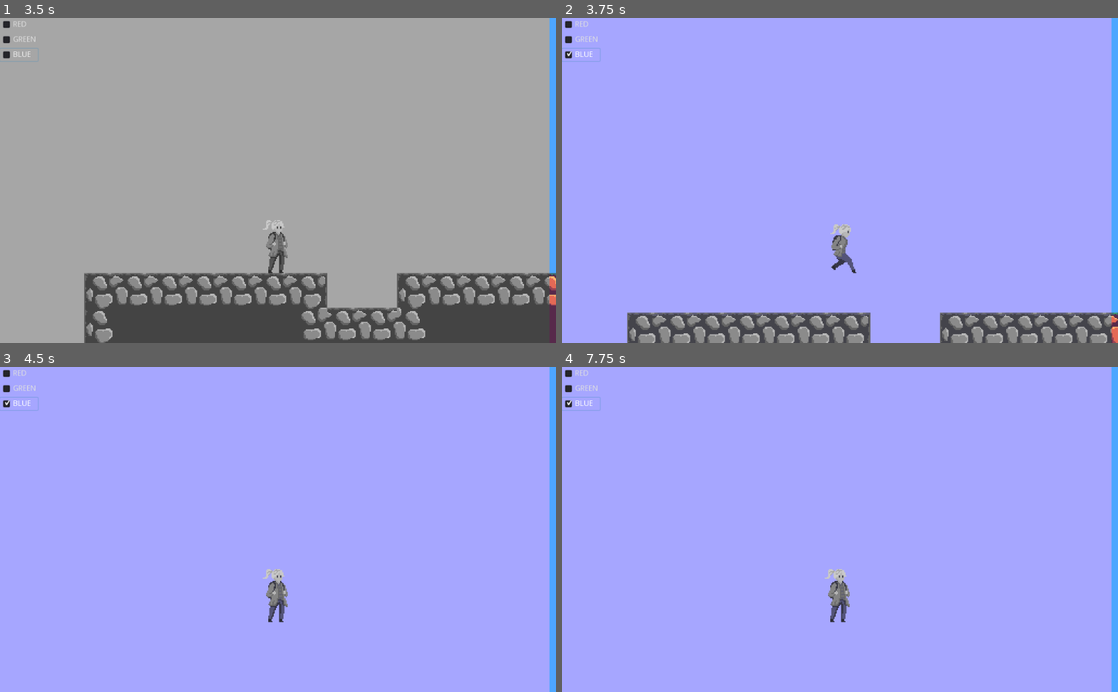
Above: before the commit, frames 1-4 (two rows, left to right).
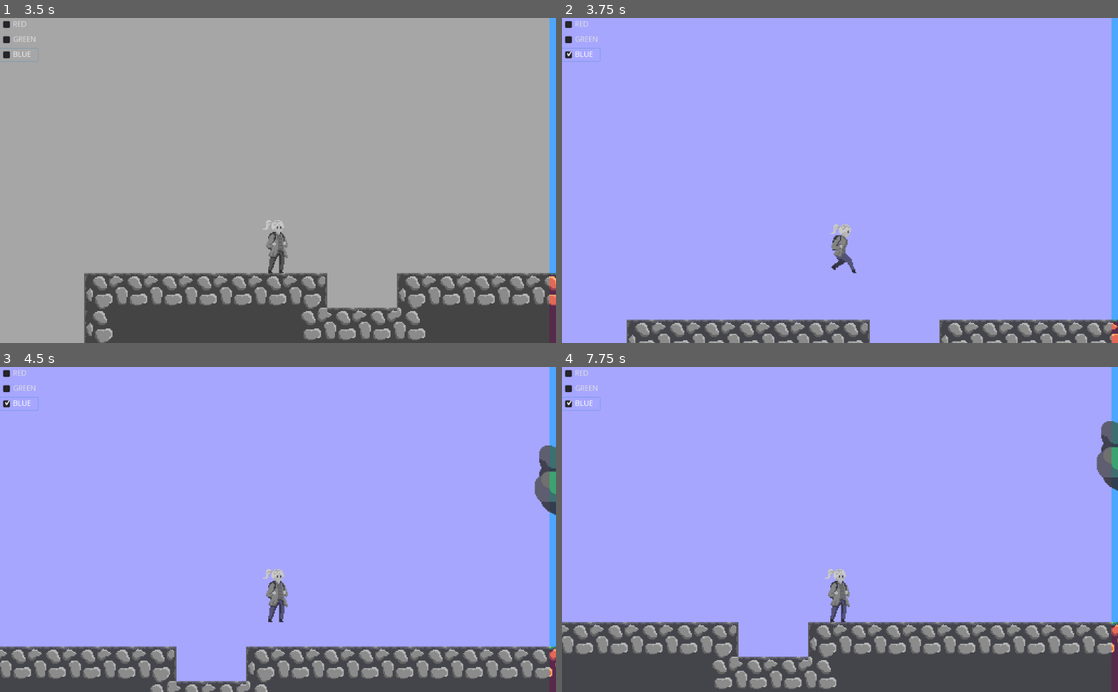
Above: after the commit, the same moments.

Repository: dardanbujupaj/rainbow-crystal
Game: Godot game, scene res://scenes/title_screen/TitleScreen.tscn
Two runs of this game, one before a commit and one after it. Both use one fixed random seed, a clock stepped at 60 frames per second and the inputs below.
Inputs (mouse positions are in pixels of both pictures, inside the frame that each line leads up to):
- Up to frame 1 (3.5 s): click "Play" at 0.5 s; click "RED" at 1.25 s; click "GREEN" at 2 s; click "BLUE" at 2.75 s
- Up to frame 2 (3.75 s): tap Enter at 3.5 s; move the mouse to (962, 164) at 3.52 s; hold Right (g_right) from 3.53 s (still down); hold Space (g_jump) from 3.53 s (still down); click (962, 164) at 3.67 s
- Up to frame 3 (4.5 s): release Right (g_right) at 4.25 s; release Space (g_jump) at 4.25 s; drag from (166, 545) to (250, 594) at 4.27 s
- Up to frame 4 (7.75 s): move the mouse to (895, 458) at 5.02 s; hold Left (g_left) 5.03-5.75 s; hold Space (g_jump) 5.03-5.75 s; drag from (812, 594) to (673, 480) at 5.77 s; move the mouse to (1006, 578) at 6.52 s; hold Right (g_right) 6.53-7.25 s; hold Space (g_jump) 6.53-7.25 s; drag from (673, 480) to (756, 448) at 7.27 s

Frame 1 is identical in both runs. In frame 2, 5.5% of the frame differs, in the area x 11-100%, y 90-100%; in frame 3, 13%; in frame 4, 21%, in the area x 0-100%, y 16-100%.

Commit message:
Add impact sound when hit.
Add Forest background. Improve Character controls.

Diff:
--- a/audio/SoundEngine.gd
+++ b/audio/SoundEngine.gd
@@ -28,10 +28,10 @@
 		"stream": preload("res://audio/effects/WHOOSH_Whistle_Fast_01_mono.wav"),
 		"volume": 0
 		},
-#	"Star": {
-#		"stream": preload("res://Sounds/Star.wav"),
-#		"volume": 0
-#		},
+	"CharacterHit": {
+		"stream": preload("res://audio/effects/THUD_Medium_01_mono.wav"),
+		"volume": 0
+		},
 #	"MoonThrowing": {
 #		"stream": preload("res://Sounds/MoonThrowing.wav"),
 #		"volume": 0
--- a/scenes/game/character/Character.gd
+++ b/scenes/game/character/Character.gd
@@ -4,13 +4,14 @@
 
 const ACCELERATION = 800
 const DECELERATION = 1000
-const MAX_SPEED = 150
-const JUMP_SPEED = 200
+const MAX_SPEED = 200
+const JUMP_SPEED = 250
 const GRAVITY = 200
-const JUMP_MODIFIER = 1
+const JUMP_ACTIVE_MODIFIER = 2
+const JUMP_PASSIVE_MODIFIER = 4
 const FALL_MODIFIER = 6
 
-const KNOCKBACK_INTENSITY = 20
+const KNOCKBACK_INTENSITY = 100
 
 var knockback: Vector2
 var velocity: Vector2
@@ -20,6 +21,8 @@
 
 onready var animation_tree = $AnimationTree
 onready var state_machine = animation_tree["parameters/playback"]
+
+onready var damage_tween = $DamageColorTween
 
 
 var jumped
@@ -38,8 +41,10 @@
 	# handle horizontal movement
 	if Input.is_action_pressed("g_left") or Input.is_action_pressed("g_right"):
 		var input_direction = Input.get_action_strength("g_right") - Input.get_action_strength("g_left")
+
 		if $Sprite.scale.x == -sign(input_direction):
 			$Sprite.scale.x = sign(input_direction)
+
 		# Fast turn when changing run direction
 		if sign(velocity.x) != sign(input_direction):
 			velocity.x += input_direction * DECELERATION * delta
@@ -73,6 +78,7 @@
 			velocity.y = 0
 	else:
 		if Input.is_action_just_pressed("g_jump"):
+			# coyote jump
 			if coyote_timer.time_left > 0:
 				jump()
 			else:
@@ -84,22 +90,37 @@
 
 
 	#$Label.text = str(velocity)
-	velocity = move_and_slide(velocity + knockback, Vector2(0, -1))
-
+	velocity = move_and_slide(velocity, Vector2.UP)
+	move_and_slide(knockback, Vector2.UP)
 	knockback *= 0.9
 
 
+# Called by source, when character gets hit
+# decrease health and show impact
+func hit(damage: float, direction: Vector2):
+	knockback += direction.normalized() * pow(damage, 2) * KNOCKBACK_INTENSITY
+	$CameraCenter/Camera2D.add_trauma(damage / 2) # screenshake equal to dmg is a bit too much
 
+	SoundEngine.play_sound("CharacterHit")
 
-
-func hit(damage: float, direction: Vector2):
-	knockback += direction * damage * KNOCKBACK_INTENSITY
-	$CameraCenter/Camera2D.add_trauma(damage)
+	damage_tween.stop_all()
+	damage_tween.interpolate_property(self, "modulate", modulate, Color.white * 5, 0.3)
+	damage_tween.interpolate_property(self, "modulate", Color.white * 5, Color.white, 0.3)
+	damage_tween.start()
 
 
 func apply_gravity(delta):
-	var modifier = FALL_MODIFIER if velocity.y > 0 else JUMP_MODIFIER
+	var modifier
+
+	if velocity.y > 0:
+		modifier = FALL_MODIFIER
+	elif Input.is_action_pressed("g_jump"):
+		modifier = JUMP_ACTIVE_MODIFIER
+	else:
+		modifier = JUMP_PASSIVE_MODIFIER
+
 	velocity.y += GRAVITY * modifier * delta
+
 
 func jump():
 	velocity.y = -JUMP_SPEED
--- a/scenes/game/character/Character.tscn
+++ b/scenes/game/character/Character.tscn
@@ -3,6 +3,9 @@
 [ext_resource path="res://scenes/game/character/character.png" type="Texture" id=1]
 [ext_resource path="res://scenes/game/character/ShakeCamera.gd" type="Script" id=2]
 [ext_resource path="res://scenes/game/character/Character.gd" type="Script" id=3]
+
+[sub_resource type="RectangleShape2D" id=15]
+extents = Vector2( 13.2394, 24.5497 )
 
 [sub_resource type="AnimationNodeAnimation" id=1]
 animation = "idle"
@@ -126,13 +129,13 @@
 "values": [ Vector2( 0, 0 ), Vector2( 0, 0 ), Vector2( 0, 0 ), Vector2( 0, 0 ), Vector2( 0, 0 ), Vector2( 0, 0 ), Vector2( 0, 0 ), Vector2( 0, 0 ) ]
 }
 
-[sub_resource type="RectangleShape2D" id=15]
-extents = Vector2( 13.2394, 24.5497 )
-
 [node name="Character" type="KinematicBody2D"]
 z_index = 1
 collision_mask = 2
 script = ExtResource( 3 )
+
+[node name="CollisionShape2D" type="CollisionShape2D" parent="."]
+shape = SubResource( 15 )
 
 [node name="AnimationTree" type="AnimationTree" parent="."]
 tree_root = SubResource( 10 )
@@ -151,7 +154,7 @@
 position = Vector2( -5.43774, -7.66225 )
 texture = ExtResource( 1 )
 region_enabled = true
-region_rect = Rect2( 1024, 0, 64, 64 )
+region_rect = Rect2( 0, 0, 64, 64 )
 
 [node name="CameraCenter" type="Node2D" parent="."]
 position = Vector2( -0.23375, -61.082 )
@@ -171,5 +174,4 @@
 wait_time = 0.2
 one_shot = true
 
-[node name="CollisionShape2D" type="CollisionShape2D" parent="."]
-shape = SubResource( 15 )
+[node name="DamageColorTween" type="Tween" parent="."]
--- a/scenes/game/character/ShakeCamera.gd
+++ b/scenes/game/character/ShakeCamera.gd
@@ -1,7 +1,7 @@
 extends Camera2D
 
-export var max_offset : float = 50.0
-export var max_roll : float = 50.0
+export var max_offset : float = 80.0
+export var max_roll : float = 80.0
 export var trauma_reduction : float = 2
 
 var base_seed: int = 0
--- a/scenes/game/forest/Forest.tscn
+++ b/scenes/game/forest/Forest.tscn
@@ -1,9 +1,13 @@
-[gd_scene load_steps=5 format=2]
+[gd_scene load_steps=9 format=2]
 
 [ext_resource path="res://scenes/game/Tilesets.tres" type="TileSet" id=1]
 [ext_resource path="res://scenes/game/character/Character.tscn" type="PackedScene" id=2]
 [ext_resource path="res://scenes/game/forest/Mushroom.tscn" type="PackedScene" id=3]
 [ext_resource path="res://scenes/game/forest/ent/Ent.tscn" type="PackedScene" id=4]
+[ext_resource path="res://scenes/game/forest/background_forest/background_forest_layer 1.png" type="Texture" id=5]
+[ext_resource path="res://scenes/game/forest/background_forest/background_forest_layer 3.png" type="Texture" id=6]
+[ext_resource path="res://scenes/game/forest/background_forest/background_forest_layer 2.png" type="Texture" id=7]
+[ext_resource path="res://scenes/game/forest/background_forest/background_forest_layer 4.png" type="Texture" id=8]
 
 [node name="Forest" type="Node2D"]
 
@@ -16,10 +20,51 @@
 tile_data = PoolIntArray( -851924, 1, 0, -851923, 1, 1, -851922, 1, 1, -851921, 1, 1, -851920, 1, 1, -851919, 1, 1, -85 …(14498 unchanged characters)…
 
 [node name="Character" parent="." instance=ExtResource( 2 )]
-position = Vector2( 15.9436, -19.9751 )
+position = Vector2( -40.2649, -24.9438 )
 
 [node name="Mushroom" parent="." instance=ExtResource( 3 )]
 position = Vector2( 402.769, -45.9591 )
 
 [node name="Ent" parent="." instance=ExtResource( 4 )]
 position = Vector2( 168.708, -127.138 )
+
+[node name="ParallaxBackground" type="ParallaxBackground" parent="."]
+
+[node name="ParallaxLayer4" type="ParallaxLayer" parent="ParallaxBackground"]
+motion_scale = Vector2( 0.4, 1 )
+motion_mirroring = Vector2( 1200, 0 )
+
+[node name="background_forest_layer 4" type="Sprite" parent="ParallaxBackground/ParallaxLayer4"]
+position = Vector2( 0, -180 )
+texture = ExtResource( 8 )
+region_enabled = true
+region_rect = Rect2( 0, 0, 1200, 360 )
+
+[node name="ParallaxLayer3" type="ParallaxLayer" parent="ParallaxBackground"]
+motion_scale = Vector2( 0.6, 1 )
+motion_mirroring = Vector2( 1200, 0 )
+
+[node name="background_forest_layer 3" type="Sprite" parent="ParallaxBackground/ParallaxLayer3"]
+position = Vector2( 0, -180 )
+texture = ExtResource( 6 )
+region_enabled = true
+region_rect = Rect2( 0, 0, 1200, 360 )
+
+[node name="ParallaxLayer2" type="ParallaxLayer" parent="ParallaxBackground"]
+motion_scale = Vector2( 0.8, 1 )
+motion_mirroring = Vector2( 1200, 0 )
+
+[node name="background_forest_layer 2" type="Sprite" parent="ParallaxBackground/ParallaxLayer2"]
+position = Vector2( 0, -180 )
+texture = ExtResource( 7 )
+region_enabled = true
+region_rect = Rect2( 0, 0, 1200, 360 )
+
+[node name="ParallaxLayer1" type="ParallaxLayer" parent="ParallaxBackground"]
+motion_mirroring = Vector2( 1200, 0 )
+
+[node name="background_forest_layer 1" type="Sprite" parent="ParallaxBackground/ParallaxLayer1"]
+position = Vector2( 0, -180 )
+texture = ExtResource( 5 )
+region_enabled = true
+region_rect = Rect2( 0, 0, 1200, 360 )
--- a/scenes/game/forest/Mushroom.gd
+++ b/scenes/game/forest/Mushroom.gd
@@ -14,7 +14,7 @@
 func _physics_process(delta: float) -> void:
 	var collider = $RayCast2D.get_collider()
 	if collider is Character:
-		collider.hit(1, Vector2(direction, 0))
+		collider.hit(0.3, Vector2(direction, 0))
 	if collider != null:
 		direction *= -1
 		scale.x *= -1
--- a/scenes/game/forest/ent/Ent.gd
+++ b/scenes/game/forest/ent/Ent.gd
@@ -34,5 +34,20 @@
 	$CanvasLayer/MarginContainer.show()
 	MusicEngine.play_song("Showdown")
 
+
+func spawn_acorn(position: Vector2 = Vector2()):
+	var instance = preload("res://scenes/game/forest/ent/acorn/Acorn.tscn").instance()
+	instance.position = position
+	instance.set_as_toplevel(true)
+	add_child(instance)
+
+
+func spawn_acorn_salve():
+	for i in range(-5, 5):
+		yield(get_tree().create_timer(0.5), "timeout")
+		spawn_acorn(Vector2(50 * i, -200))
+
+
 func _on_StompTimer_timeout() -> void:
 	state_machine.travel("stomp")
+	spawn_acorn_salve()
--- /dev/null
+++ b/scenes/game/forest/ent/acorn/Acorn.gd
@@ -0,0 +1,28 @@
+extends Area2D
+
+var velocity: Vector2
+
+
+onready var collision_tween = $CollisionTween
+
+
+func _process(delta) -> void:
+	rotation = velocity.angle() - PI / 2
+
+
+# Called every frame. 'delta' is the elapsed time since the previous frame.
+func _physics_process(delta: float) -> void:
+	velocity.y += delta * 98
+	position += velocity * delta
+
+
+
+func _on_Acorn_body_entered(body: Node) -> void:
+	var impact_direction = sign((body.position - position).x)
+	(body as Character).hit(1, Vector2(impact_direction, 0))
+	velocity.x = impact_direction * 10
+
+	collision_tween.stop_all()
+	collision_tween.interpolate_property(self, "modulate", modulate, Color.white * 5, 0.6)
+	collision_tween.interpolate_property(self, "modulate", Color.white * 5, Color.white, 0.3)
+	collision_tween.start()
--- /dev/null
+++ b/scenes/game/forest/ent/acorn/Acorn.tscn
@@ -0,0 +1,21 @@
+[gd_scene load_steps=4 format=2]
+
+[ext_resource path="res://scenes/game/forest/ent/acorn/Acorn.gd" type="Script" id=1]
+[ext_resource path="res://scenes/game/forest/ent/acorn/acorn.png" type="Texture" id=2]
+
+[sub_resource type="CircleShape2D" id=1]
+radius = 6.5269
+
+[node name="Acorn" type="Area2D"]
+collision_layer = 0
+script = ExtResource( 1 )
+
+[node name="acorn" type="Sprite" parent="."]
+texture = ExtResource( 2 )
+
+[node name="CollisionShape2D" type="CollisionShape2D" parent="."]
+shape = SubResource( 1 )
+
+[node name="CollisionTween" type="Tween" parent="."]
+
+[connection signal="body_entered" from="." to="." method="_on_Acorn_body_entered"]
Not shown, added: audio/effects/THUD_Medium_01_mono.wav.import
Binary file added: scenes/game/forest/background_forest.aseprite
Binary file added: scenes/game/forest/background_forest/background_forest_layer 1.png
Not shown, added: scenes/game/forest/background_forest/background_forest_layer 1.png.import
Binary file added: scenes/game/forest/background_forest/background_forest_layer 2.png
Not shown, added: scenes/game/forest/background_forest/background_forest_layer 2.png.import
Binary file added: scenes/game/forest/background_forest/background_forest_layer 3.png
Not shown, added: scenes/game/forest/background_forest/background_forest_layer 3.png.import
Binary file added: scenes/game/forest/background_forest/background_forest_layer 4.png
Not shown, added: scenes/game/forest/background_forest/background_forest_layer 4.png.import
Binary file added: scenes/game/forest/background_forest/background_forest_player.png
Not shown, added: scenes/game/forest/background_forest/background_forest_player.png.import
(and 7 more such lines)
